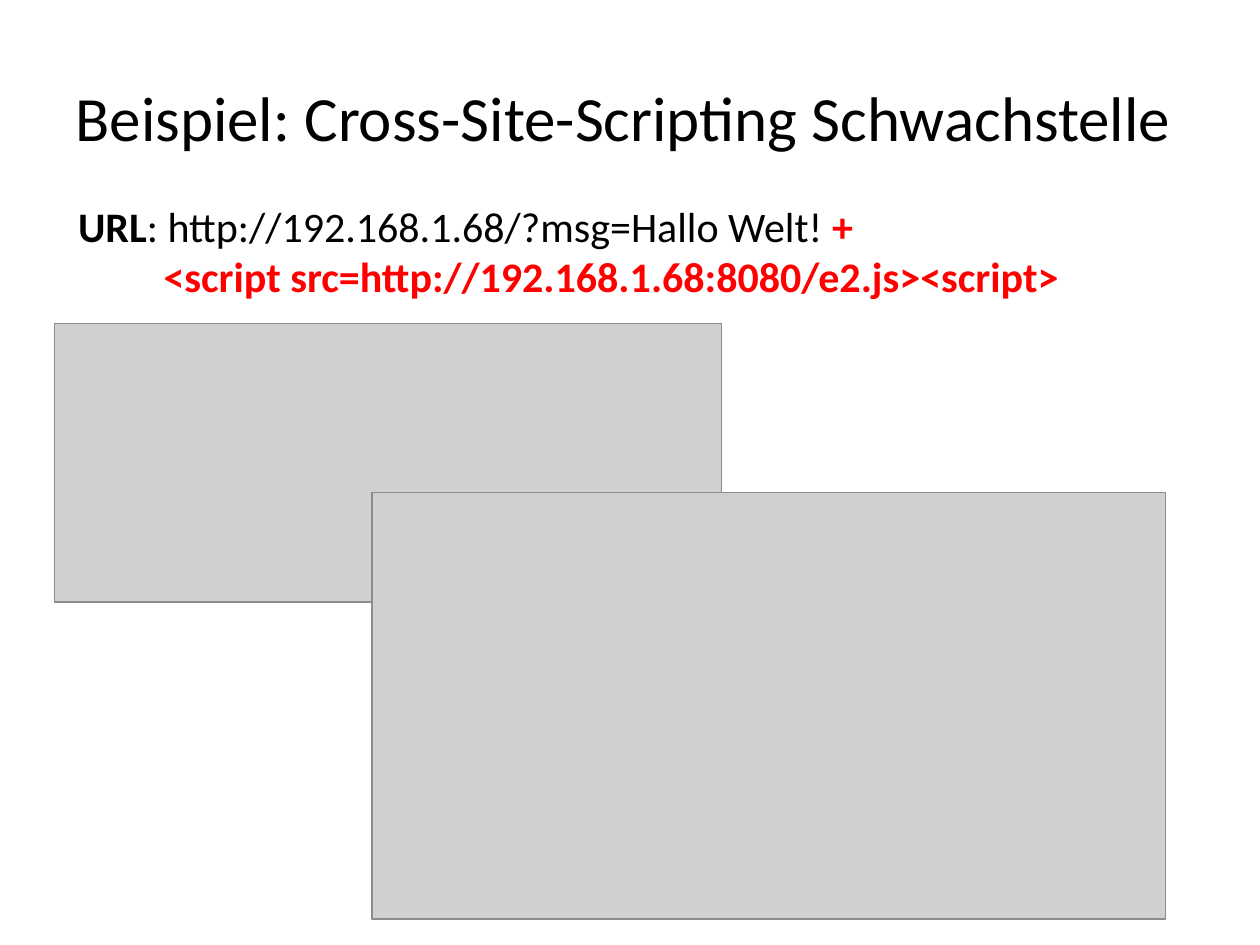
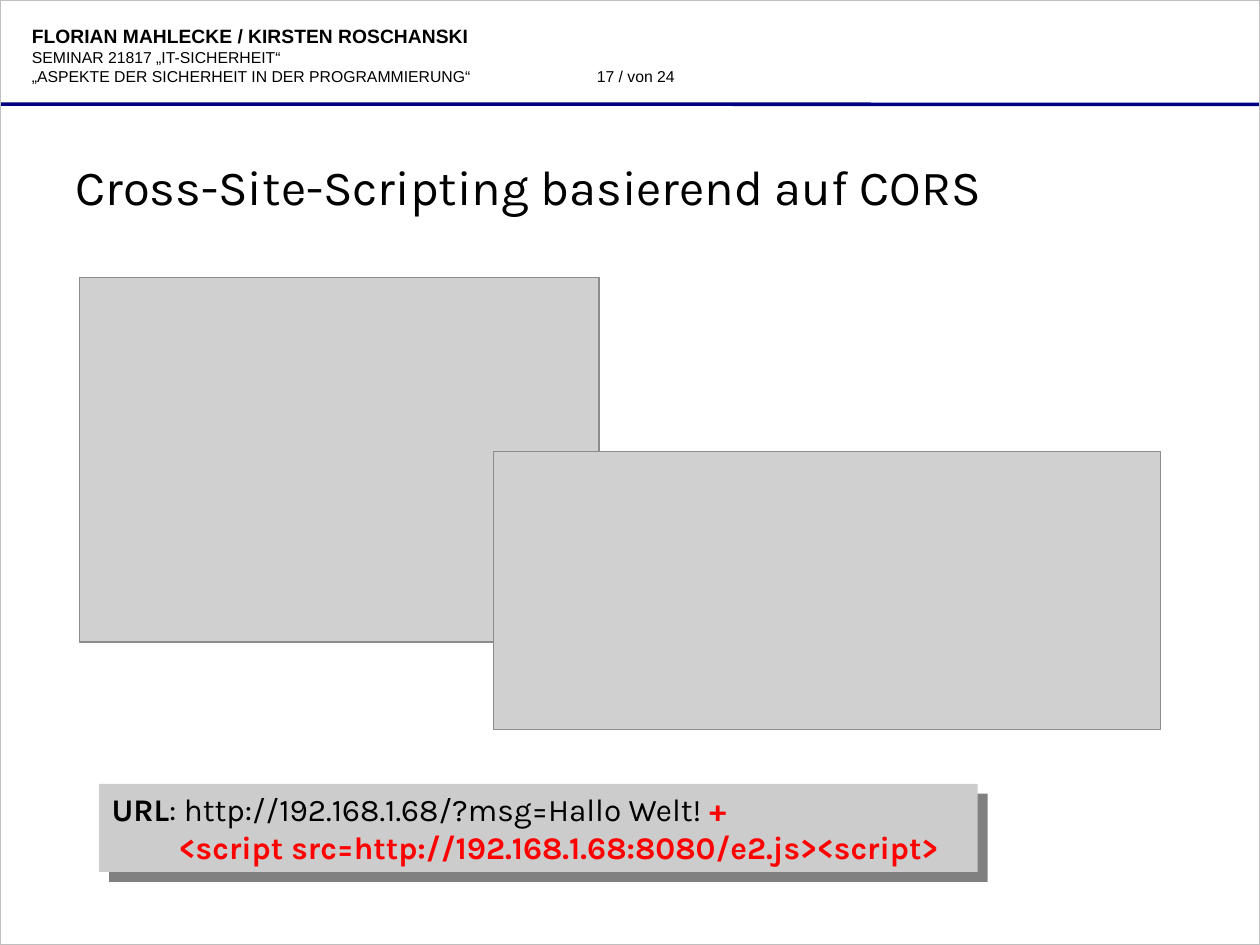
Before and after one commit to katgirl/FernUni, a slide deck: slide 17 of praesentation/21817-folien-9053522,8632014-roschanski,mahlecke-aspekte_der_sicheren_programmierung.odp (slide 6 before the commit). Drawn at 1260x945 pixels with LibreOffice and Linux fonts; fonts in the diff are those of the drawing; grey boxes stand for pictures; background and template pictures are left out. Boxes give left, top, right and bottom in pixels: in the first picture for what was removed or moved away, otherwise in the second. Text is boxed around its words. In the diff, an @@ line names an element or a change of style, - is before the commit and + after.

```diff
--- a/praesentation/21817-folien-9053522,8632014-roschanski,mahlecke-aspekte_der_sicheren_programmierung.odp
+++ b/praesentation/21817-folien-9053522,8632014-roschanski,mahlecke-aspekte_der_sicheren_programmierung.odp
@@ rectangle added at [0,0,1260,945], outline #BFBFBF 1.5 pt @@
@@ text added at [32,29,470,84], 9 pt, text #000000 @@
+FLORIAN MAHLECKE / KIRSTEN ROSCHANSKI
+SEMINAR 21817 „IT-SICHERHEIT“
+„ASPEKTE DER SICHERHEIT IN DER PROGRAMMIERUNG“
@@ page number added at [597,71,675,82], 9 pt, text #000000 @@
+17 / von 24
@@ line added from (0, 105) to (1260, 105), #000080 2.01 pt @@
@@ title at [76,171,981,217]: text changed; size 36 to 28 pt; font Calibri to Karla @@
-Beispiel: Cross-Site-Scripting Schwachstelle
+Cross-Site-Scripting basierend auf CORS
@@ picture: place and size @@
-picture at [54,324,721,602]
+picture at [79,277,598,641]
@@ picture: place and size @@
-picture at [372,493,1166,920]
+picture at [494,451,1160,730]
@@ rectangle "URL: http://192.168.1.68/?msg=Hallo Welt! + <script ...": place and size @@
-rectangle "URL: http://192.168.1.68/?msg=Hallo Welt! + <script ..." at [78,212,1058,299]
+rectangle "URL: http://192.168.1.68/?msg=Hallo Welt! + <script ..." at [100,784,978,872]
@@ rectangle "URL: http://192.168.1.68/?msg=Hallo Welt! + <script ..." at [100,784,978,872]: size 24 to 18 pt, font Calibri to Karla; fill none to #CCCCCC; shadow on @@
```
Also in this commit, not shown: 1 other slide changed, 22 slides added, 5 slides removed, 11 other files.
